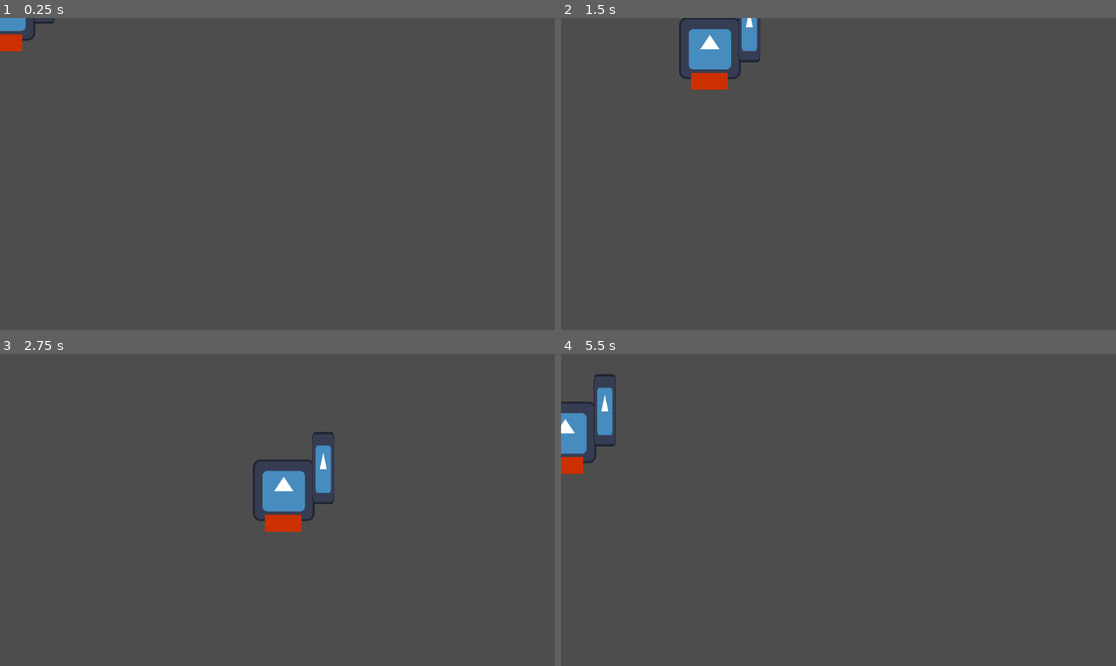
Above: before the commit, frames 1-4 (two rows, left to right).
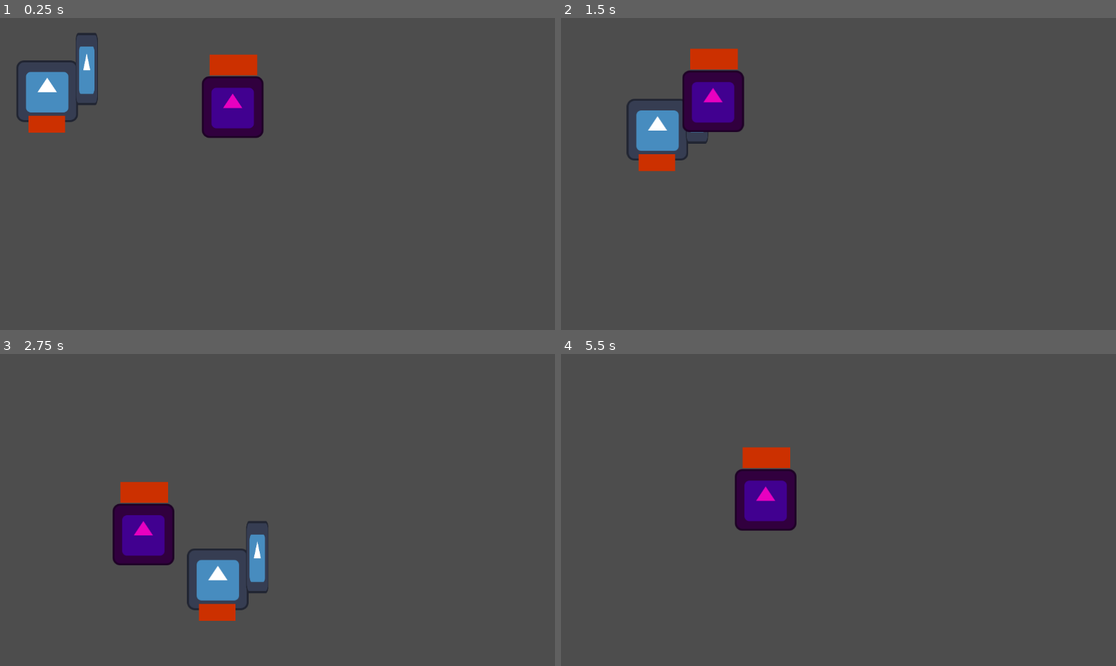
Above: after the commit, the same moments.

Repository: Santos2233452/RealLavaCity
Game: Godot game, scene res://game.tscn
Same seed, same stepped clock (60 frames per second), same inputs: the game is played once before the commit and once after it. Before the commit the project starts from res://player.tscn. The engine's default icon, where the game draws it, is replaced by a stand-in: a white triangle on a blue panel in a dark square.
Inputs:
- Up to frame 1 (0.25 s): no input
- Up to frame 2 (1.5 s): tap Enter (ui_accept) at 0.5 s; hold D (right) 0.53-1.28 s; hold Enter (ui_accept) 0.53-1.28 s; hold S (down) from 1.28 s (still down); tap E (attack) at 1.35 s
- Up to frame 3 (2.75 s): tap Enter (ui_accept) at 1.52, 1.55, 1.82 s; release S (down) at 2.03 s; hold D (right) from 2.03 s (still down); hold Enter (ui_accept) from 2.03 s (still down)
- Up to frame 4 (5.5 s): release D (right) at 2.78 s; release Enter (ui_accept) at 2.78 s; hold W (up) 2.78-3.53 s; tap E (attack) at 2.85, 4.35 s; tap Enter (ui_accept) at 3.02, 3.05, 3.32, 4.52, 4.55, 4.82 s; hold Enter (ui_accept) 3.53-4.28 s; hold A (left) 3.53-5.03 s; hold S (down) from 5.03 s (still down); hold Enter (ui_accept) from 5.03 s (still down)

The runs differ from the first frame. In frame 1, 5.4% of the frame differs, in the area x 0-48%, y 0-39%; in frame 2, 5.4%; in frame 3, 7.0%, in the area x 20-61%, y 24-86%; in frame 4, 4.2%.

Commit message:
sync with Santos' computer

Diff:
--- /dev/null
+++ b/apple.gd
@@ -0,0 +1,30 @@
+extends Node2D
+
+var apple = null
+var has_apple = false
+
+func _ready():
+
+	var detection_area = $Area2D
+	detection_area.connect("body_entered", self, "_on_body_entered")
+	detection_area.connect("body_exited", self, "_on_body_exited")
+
+func _on_body_entered(body):
+	if body.is_in_group("pickable") and not has_apple:
+		apple = body
+		print("Apple detected! Press 'E' to pick up.")
+
+func _on_body_exited(body):
+	if body == apple:
+		apple = null
+		print("Apple out of range.")
+
+func _input(event):
+	if event.is_action_pressed("ui_accept") and apple and not has_apple:
+		pick_up_apple()
+
+func pick_up_apple():
+	if apple:
+		apple.hide()  # or apple.queue_free() if you want to remove it
+		has_apple = true
+		print("Apple picked up!")
--- /dev/null
+++ b/apple.tscn
@@ -0,0 +1,24 @@
+[gd_scene load_steps=4 format=3 uid="uid://d1rph031rno47"]
+
+[ext_resource type="Texture2D" uid="uid://cfv1u86mw0ru5" path="res://icon.svg" id="1_3ed3y"]
+[ext_resource type="Script" uid="uid://ua8xuesj2eqa" path="res://apple.gd" id="1_n78qv"]
+
+[sub_resource type="RectangleShape2D" id="RectangleShape2D_n78qv"]
+size = Vector2(4, 4)
+
+[node name="apple" type="Node2D"]
+script = ExtResource("1_n78qv")
+
+[node name="Sprite2D" type="Sprite2D" parent="."]
+position = Vector2(2.3841858e-07, 2.3841858e-07)
+scale = Vector2(0.025390623, 0.02734369)
+texture = ExtResource("1_3ed3y")
+
+[node name="pickable_area" type="Area2D" parent="."]
+
+[node name="CollisionShape2D" type="CollisionShape2D" parent="pickable_area"]
+shape = SubResource("RectangleShape2D_n78qv")
+
+[node name="Marker2D" type="Marker2D" parent="."]
+
+[connection signal="body_entered" from="pickable_area" to="." method="_on_pickable_area_body_entered"]
--- /dev/null
+++ b/checkpoint.tscn
@@ -0,0 +1,13 @@
+[gd_scene load_steps=2 format=3 uid="uid://b5w2ci8vo1vg5"]
+
+[sub_resource type="RectangleShape2D" id="RectangleShape2D_njsvn"]
+size = Vector2(7, 32)
+
+[node name="Checkpoint" type="Area2D"]
+
+[node name="CollisionShape2D" type="CollisionShape2D" parent="."]
+position = Vector2(0, -13)
+shape = SubResource("RectangleShape2D_njsvn")
+
+[node name="RespawnPoint" type="Marker2D" parent="."]
+position = Vector2(6, -25)
--- a/player.gd
+++ b/player.gd
@@ -35,6 +35,9 @@
 		current_dir = "down"
 	elif input_direction.y < 0:
 		current_dir = "up"
+
+	if position.y > 900:
+		get_tree().change_scene_to_file("res://play_again.tscn")
 
 	# Listen for attack input (Must be capitalized 'Input')
 	if Input.is_action_just_pressed("attack") and not attack_ip:
--- a/project.godot
+++ b/project.godot
@@ -11,7 +11,7 @@
 [application]
 
 config/name="Lava City"
-run/main_scene="uid://igx1pkue4kyt"
+run/main_scene="uid://cihfo5jiwbem4"
 config/features=PackedStringArray("4.5", "Forward Plus")
 config/icon="res://icon.svg"
 
--- /dev/null
+++ b/shield.gd
@@ -0,0 +1,27 @@
+extends Area2D
+
+var shield_active = false
+var shield_duration = 5.0  # seconds
+
+func _ready():
+	$Shield.visible = false
+	$Shield.set_collision_layer_bit(0, false)
+
+func activate_shield():
+	shield_active = true
+	$Shield.visible = true
+	$Shield.set_collision_layer_bit(0, true)
+	yield(get_tree().create_timer(shield_duration), "timeout")
+	deactivate_shield()
+
+func deactivate_shield():
+	shield_active = false
+	$Shield.visible = false
+	$Shield.set_collision_layer_bit(0, false)
+
+func _on_Shield_body_entered(body):
+	# Handle collision with enemy or projectiles
+	if body.is_in_group("enemy") or body.is_in_group("projectile"):
+		# Shield absorbs damage, do not reduce health
+		# Optionally, destroy the projectile or enemy
+		body.queue_free()
Not shown, added: apple.gd.uid
Binary file added: rock.png
Not shown, added: rock.png.import
Not shown, added: shield.gd.uid
